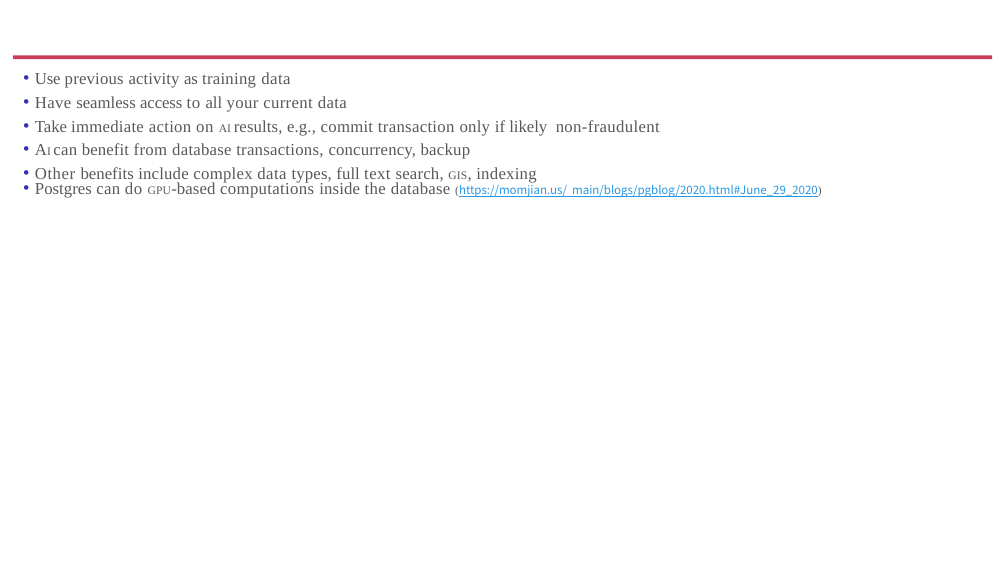
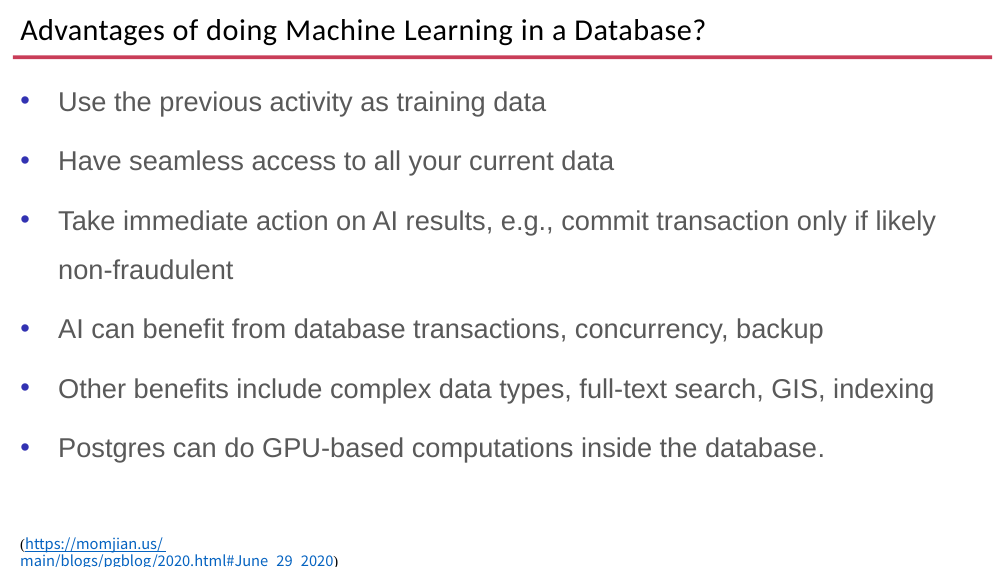
Before and after one commit to ibrarahmad/PostgreSQLTalks, a slide deck: slide 39 of Conferences/2022-Austin-Percona-Live/PL22-PostgreSQL-And-Artifical-Intelegence.pptx (slide 9 before the commit). Drawn at 1008x567 pixels with LibreOffice and Linux fonts; fonts in the diff are those of the drawing; background and template pictures are left out. Boxes give left, top, right and bottom in pixels: in the first picture for what was removed or moved away, otherwise in the second. Text is boxed around its words. In the diff, an @@ line names an element or a change of style, - is before the commit and + after.

Commit message:
Slides Updates.

```diff
--- a/Conferences/2022-Austin-Percona-Live/PL22-PostgreSQL-And-Artifical-Intelegence.pptx
+++ b/Conferences/2022-Austin-Percona-Live/PL22-PostgreSQL-And-Artifical-Intelegence.pptx
@@ title added at [20, 19, 706, 46], 28.8 pt, text #000000 @@
+Advantages of doing Machine Learning in a Database?
@@ text at [58, 91, 546, 116]: text changed; size 16 to 25.9 pt; font Times New Roman to Arial @@
-• Use previous activity as training data
+• Use the previous activity as training data
@@ text at [58, 150, 936, 343]: size 16 to 25.9 pt in "Have seamless access to all your current ...", "Take immediate action on results, e.g., commit ...", "AI can benefit from database transactions, concurrency, ..."; font Times New Roman to Arial in "Have seamless access to all your current ...", "Take immediate action on AI results, e.g., ...", "AI can benefit from database transactions, concurrency, ..."; letter spacing 0.3 to 0 pt in "Have your current", "action transaction non-fraudulent", "from"; letter spacing -0.1 to 0 pt in "access", "Take AI if"; letter spacing 0.5 to 0 pt in "to"; letter spacing 0.1 to 0 pt in "all", "results, e.g.,", "benefit concurrency,"; letter spacing 0.4 to 0 pt in "data"; size 11 to 25.9 pt in "AI", "AI"; letter spacing 0.2 to 0 pt in "immediate commit only", "can database transactions, backup"; letter spacing 0.6 to 0 pt in "on"; letter spacing -0.3 to 0 pt in "AI"; indent changed; line spacing 1 to 1.5; more space between paragraphs; line spacing 1.03 to 1.5 @@
@@ text at [58, 378, 934, 462]: text changed; size 16 to 25.9 pt; font Times New Roman to Arial @@
-• Other benefits include complex data types, full text search, GIS, indexing
-• Postgres can do GPU-based computations inside the database (https://momjian.us/ main/blogs/pgblog/2020.html#June_29_2020)
+• Other benefits include complex data types, full-text search, GIS, indexing
+• Postgres can do GPU-based computations inside the database.
@@ text added at [20, 537, 338, 567], 14 pt, text #0563C1, underline @@
+(https://momjian.us/ main/blogs/pgblog/2020.html#June_29_2020)
```
Also in this commit, not shown: 10 other slides changed, 30 slides added.
